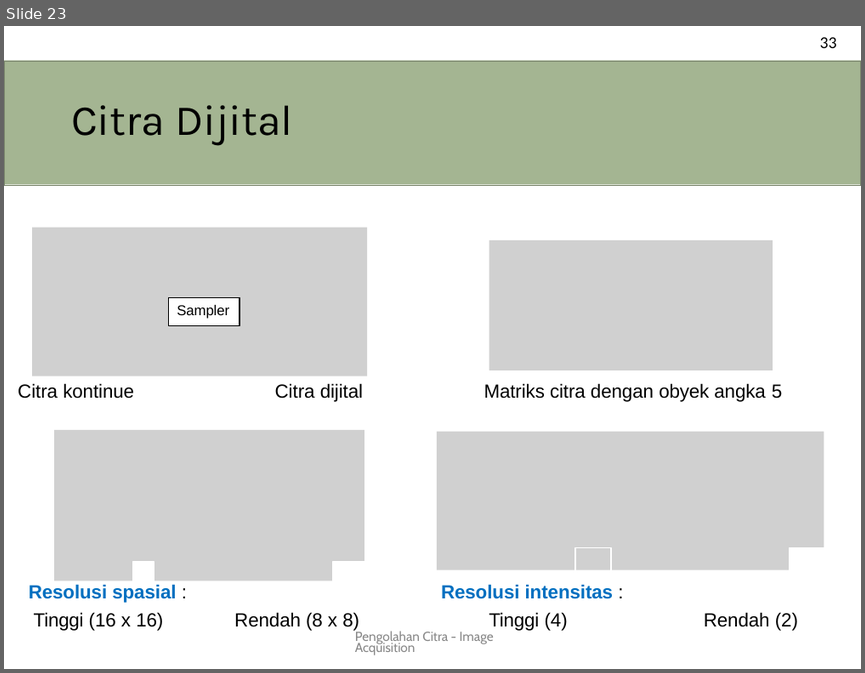
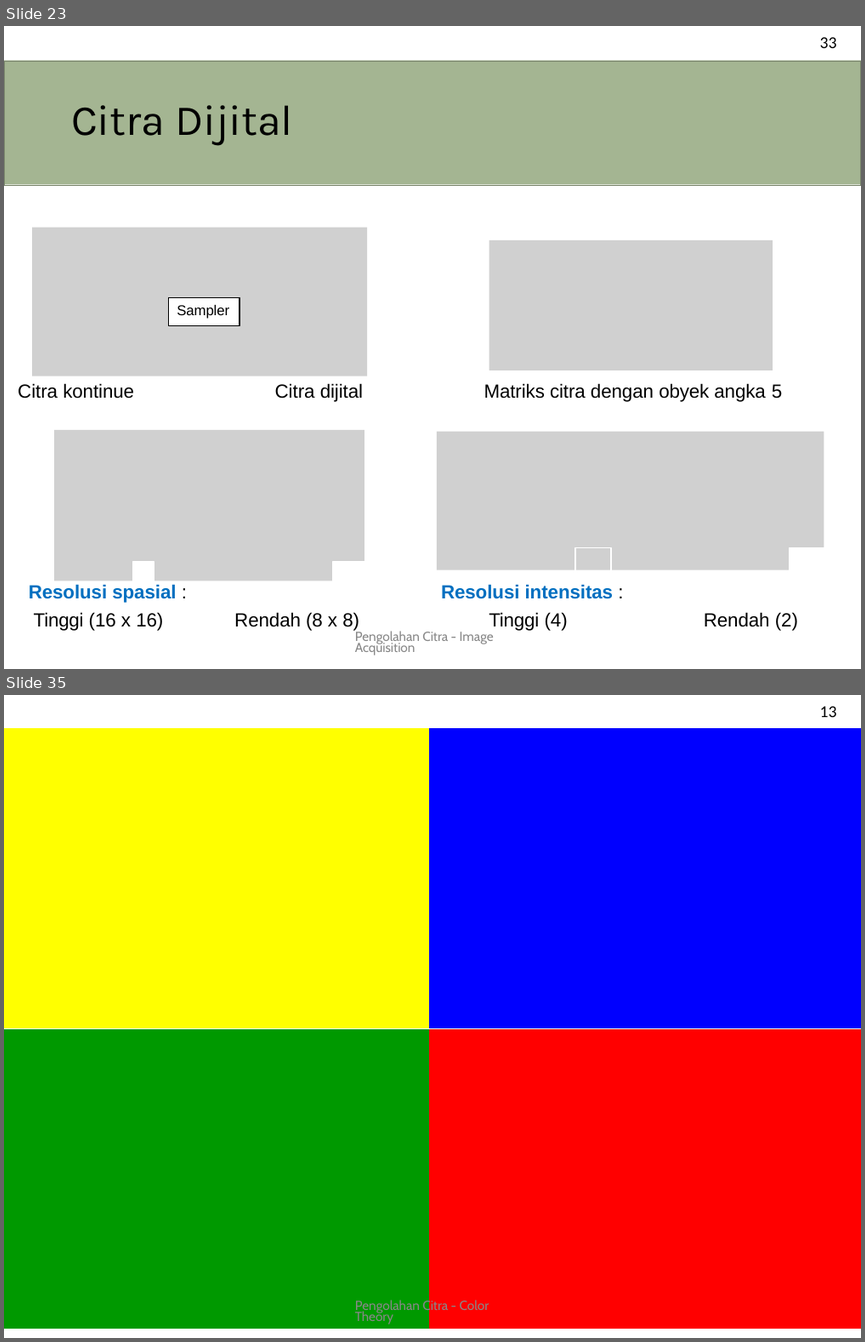
Before and after one commit to novalassalam/comvis, a slide deck: pencit.pptx. Shown one above the other, each under a label of ours: slide 23 before the commit, slides 23 and 35 after it; the slides between them are not shown. The pictures are 865x673 and 865x1342 pixels, drawn with LibreOffice and Linux fonts; fonts in the diff are those of the drawing; grey boxes stand for pictures. Boxes give left, top, right and bottom in pixels: in the first picture for what was removed or moved away, otherwise in the second. Text is boxed around its words. In the diff, an @@ line names an element or a change of style, - is before the commit and + after.

```diff
--- a/pencit.pptx
+++ b/pencit.pptx
@@ slide 35 added at (x1=4, y1=695, x2=861, y2=1338), background #FFFFFF @@
@@ text added at (x1=820, y1=706, x2=837, y2=717), 14 pt, text #000000 @@
+13
@@ freeform shape added at (x1=4, y1=729, x2=430, y2=1028), fill #FFFF00 @@
@@ freeform shape added at (x1=4, y1=729, x2=430, y2=1028), outline #FFFF00 0.96 pt @@
@@ freeform shape added at (x1=430, y1=729, x2=861, y2=1028), fill #0000FF @@
@@ freeform shape added at (x1=430, y1=729, x2=861, y2=1028), outline #0000FF 0.96 pt @@
@@ freeform shape added at (x1=4, y1=1029, x2=430, y2=1327), fill #009900 @@
@@ freeform shape added at (x1=4, y1=1029, x2=430, y2=1327), outline #009900 0.96 pt @@
@@ freeform shape added at (x1=430, y1=1029, x2=861, y2=1327), fill #FF0000 @@
@@ freeform shape added at (x1=430, y1=1029, x2=861, y2=1327), outline #FF0000 0.96 pt @@
@@ text added at (x1=355, y1=1299, x2=488, y2=1324), 11 pt, text #888888 @@
+Pengolahan Citra - Color Theory
```
Also in this commit, not shown: 29 other slides added.
